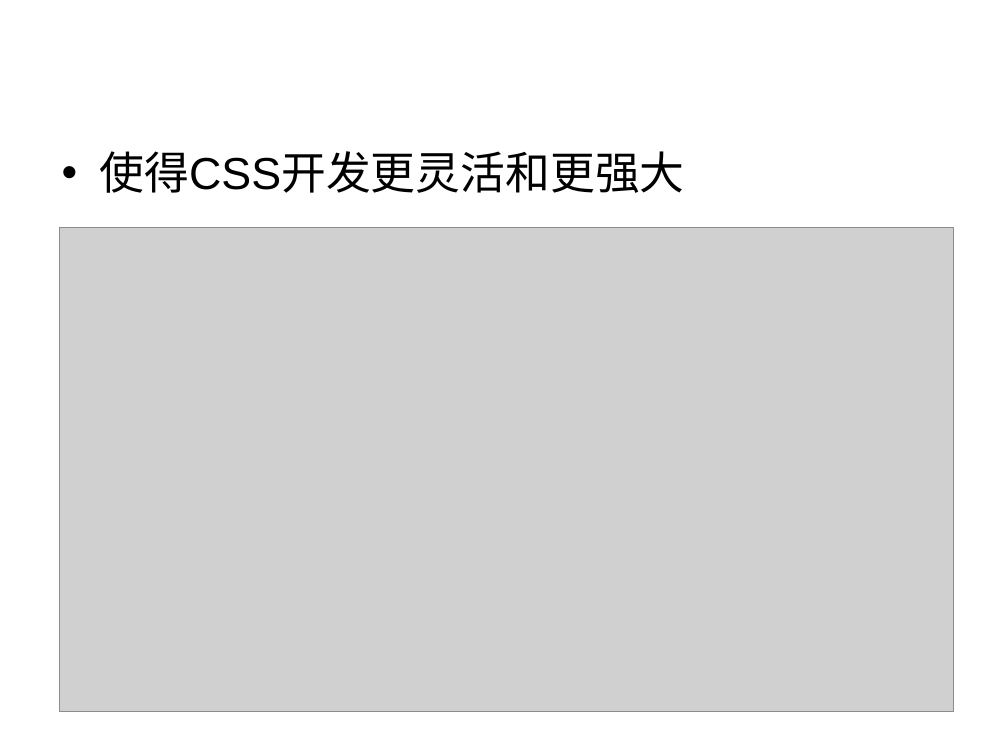
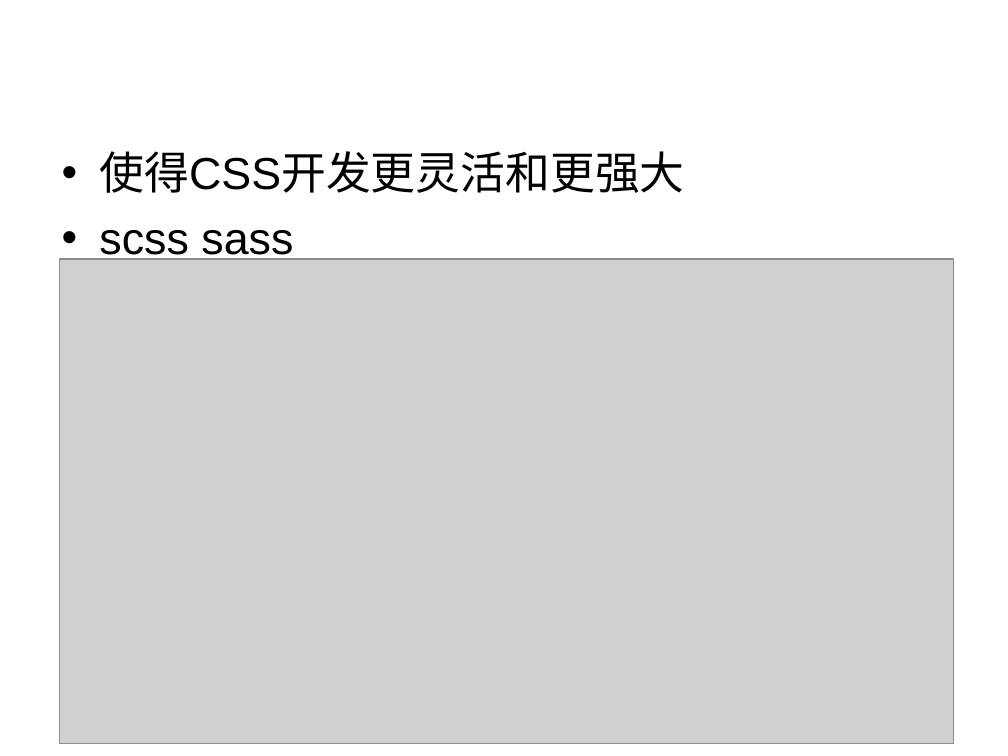
Before and after one commit to georgebbbb/web, a slide deck: slide 16 of FrontEnd.ppt (slide 11 before the commit). Drawn at 1008x756 pixels with LibreOffice and Linux fonts; fonts in the diff are those of the drawing; grey boxes stand for pictures; background and template pictures are left out. Boxes give left, top, right and bottom in pixels: in the first picture for what was removed or moved away, otherwise in the second. Text is boxed around its words. In the diff, an @@ line names an element or a change of style, - is before the commit and + after.

```diff
--- a/FrontEnd.ppt
+++ b/FrontEnd.ppt
@@ text at [99, 230, 293, 263]: paragraph added @@
+• scss sass
@@ picture: place and size @@
-picture at [59, 227, 954, 712]
+picture at [59, 259, 954, 744]
```
Also in this commit, not shown: 3 other slides changed, 9 slides added, 3 slides removed, 16 other files.
